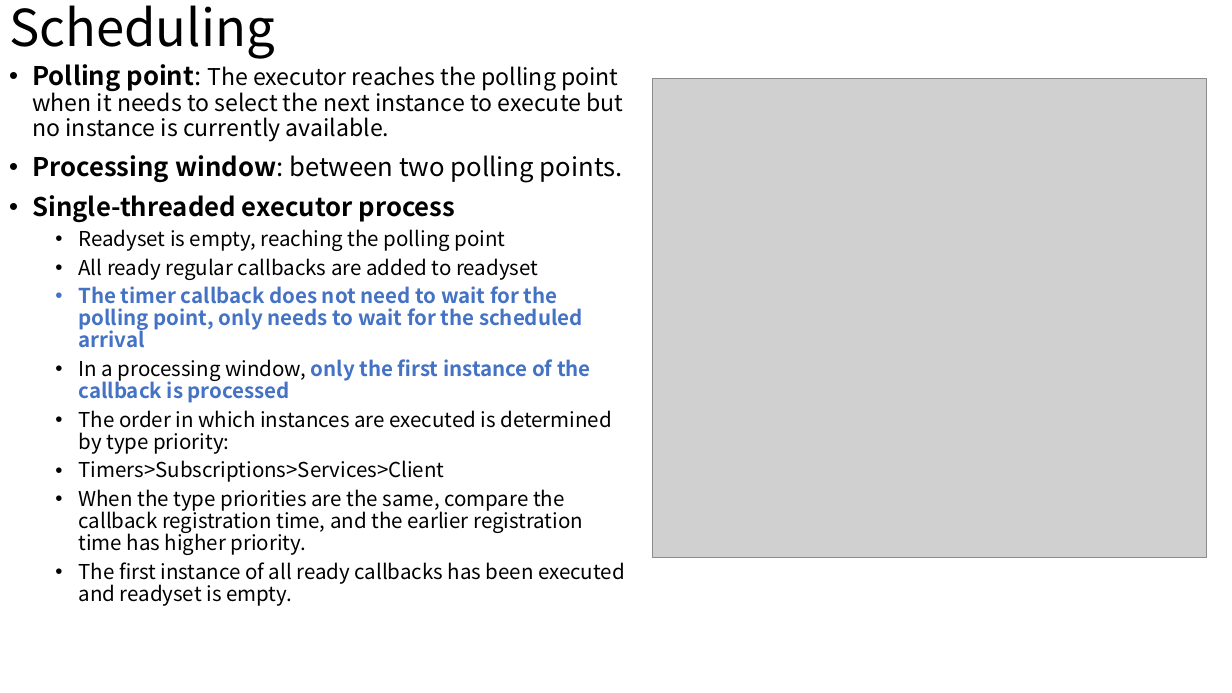
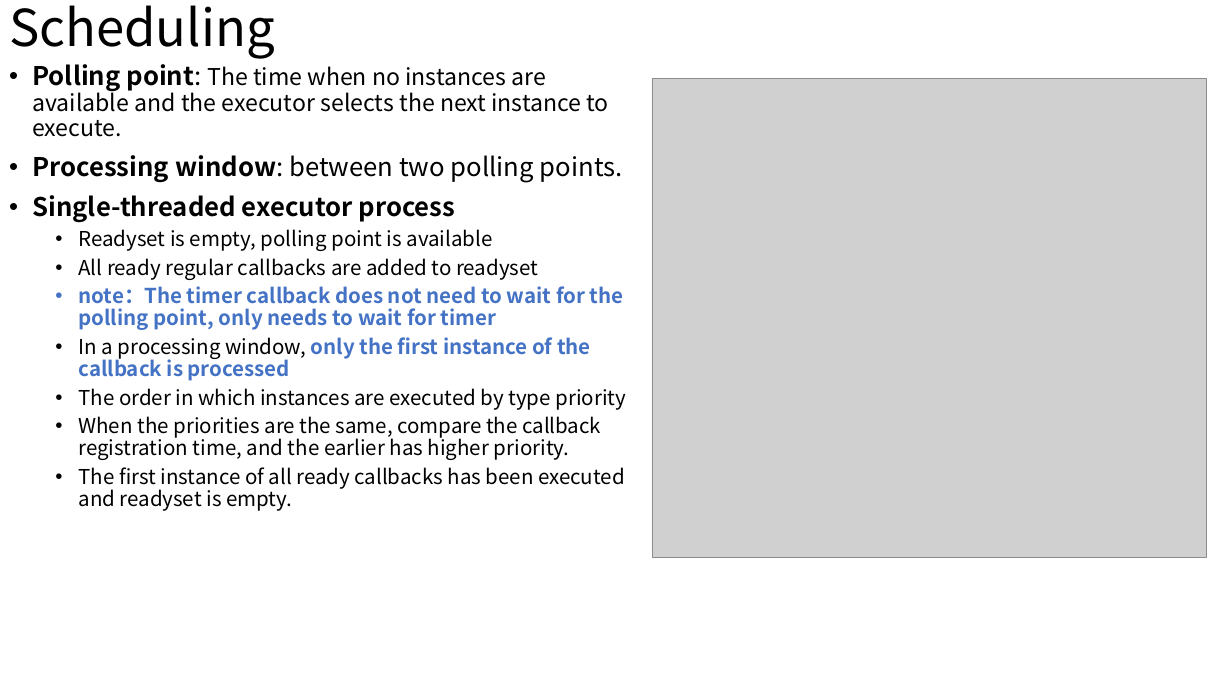
Before and after one commit to wsm6636/note, a slide deck: slide 3 of 06-ppt/discussion/0701.pptx. Drawn at 1232x693 pixels with LibreOffice and Linux fonts; fonts in the diff are those of the drawing; grey boxes stand for pictures. Boxes give left, top, right and bottom in pixels: in the first picture for what was removed or moved away, otherwise in the second. Text is boxed around its words. In the diff, an @@ line names an element or a change of style, - is before the commit and + after.

```diff
--- a/06-ppt/discussion/0701.pptx
+++ b/06-ppt/discussion/0701.pptx
@@ text at bbox=[32, 64, 609, 137]: text changed @@
-• Polling point: The executor reaches the polling point when it needs to select the next instance to execute but no instance is currently available.
+• Polling point: The time when no instances are available and the executor selects the next instance to execute.
@@ text at bbox=[79, 229, 493, 251]: text changed @@
-  • Readyset is empty, reaching the polling point
+  • Readyset is empty, polling point is available
@@ text at bbox=[79, 286, 624, 330]: text changed @@
-  • The timer callback does not need to wait for the polling point, only needs to wait for the scheduled arrival
+  • note：The timer callback does not need to wait for the polling point, only needs to wait for timer
@@ text at bbox=[79, 388, 626, 460]: text changed @@
-  • The order in which instances are executed is determined by type priority:
-  • Timers>Subscriptions>Services>Client
-  • When the type priorities are the same, compare the callback registration time, and the earlier registration time has higher priority.
+  • The order in which instances are executed by type priority
+  • When the priorities are the same, compare the callback registration time, and the earlier has higher priority.
```
Also in this commit, not shown: 4 other slides changed, 16 other files.
